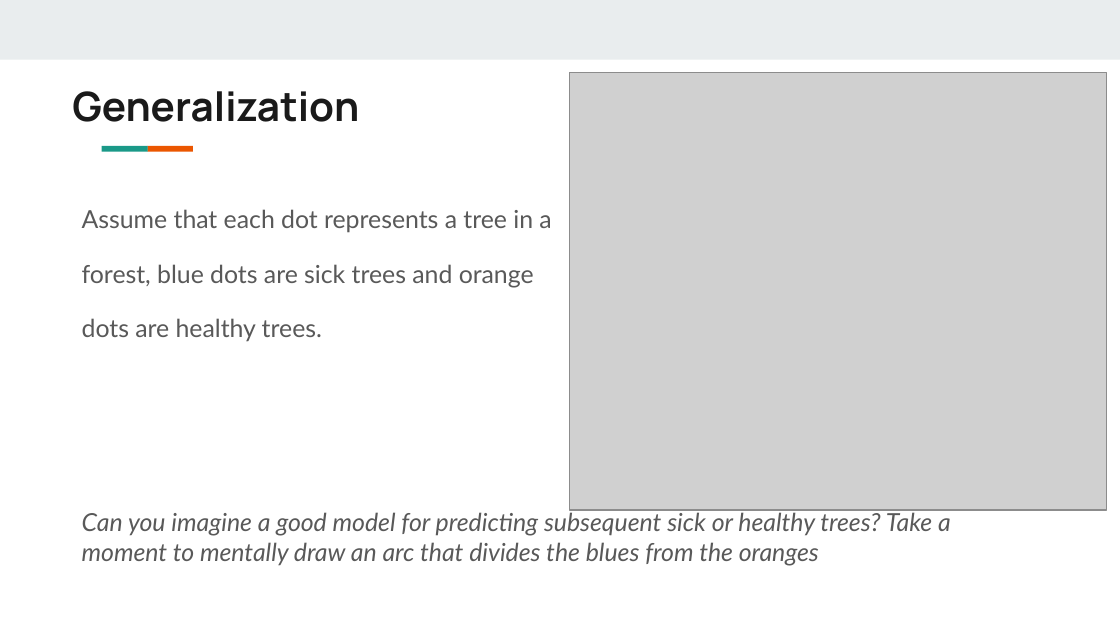
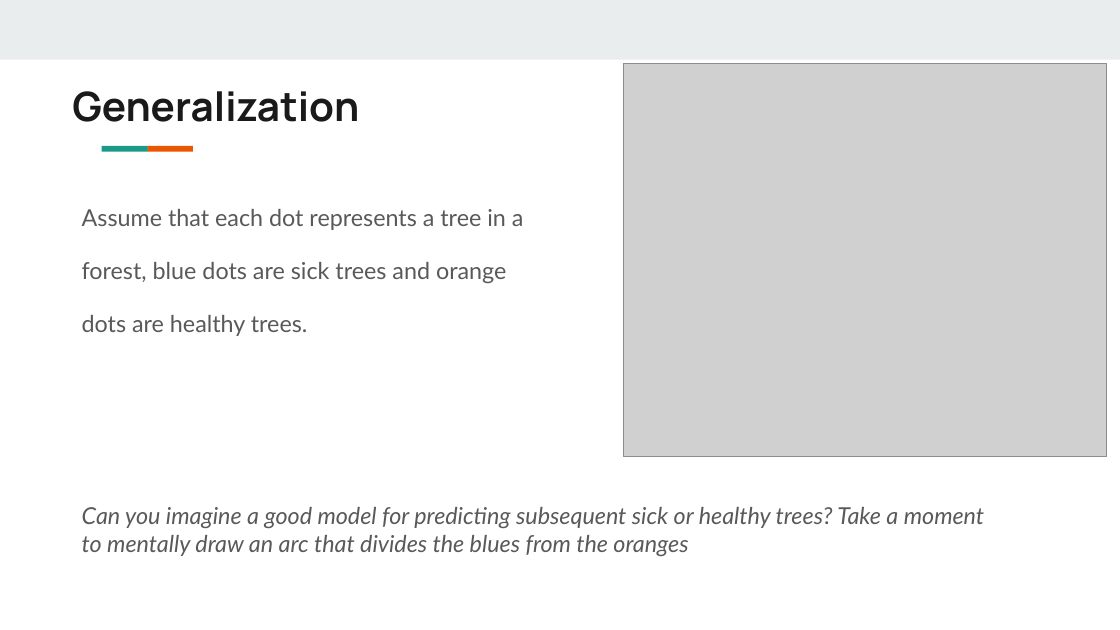
Before and after one commit to ameyyadav09/supervisedLearning, a slide deck: slide 6 of SupervisedLearning/Supervised Learning.odp. Drawn at 1120x630 pixels with LibreOffice and Linux fonts; fonts in the diff are those of the drawing; grey boxes stand for pictures. Boxes give left, top, right and bottom in pixels: in the first picture for what was removed or moved away, otherwise in the second. Text is boxed around its words. In the diff, an @@ line names an element or a change of style, - is before the commit and + after.

```diff
--- a/SupervisedLearning/Supervised Learning.odp
+++ b/SupervisedLearning/Supervised Learning.odp
@@ picture: place and size @@
-picture at box(569, 73, 1107, 511)
+picture at box(624, 64, 1107, 457)
@@ text "Assume that each dot represents ..." at box(82, 209, 984, 556): size 16 to 15 pt @@
```
Also in this commit, not shown: 5 other slides changed, 1 other file.
